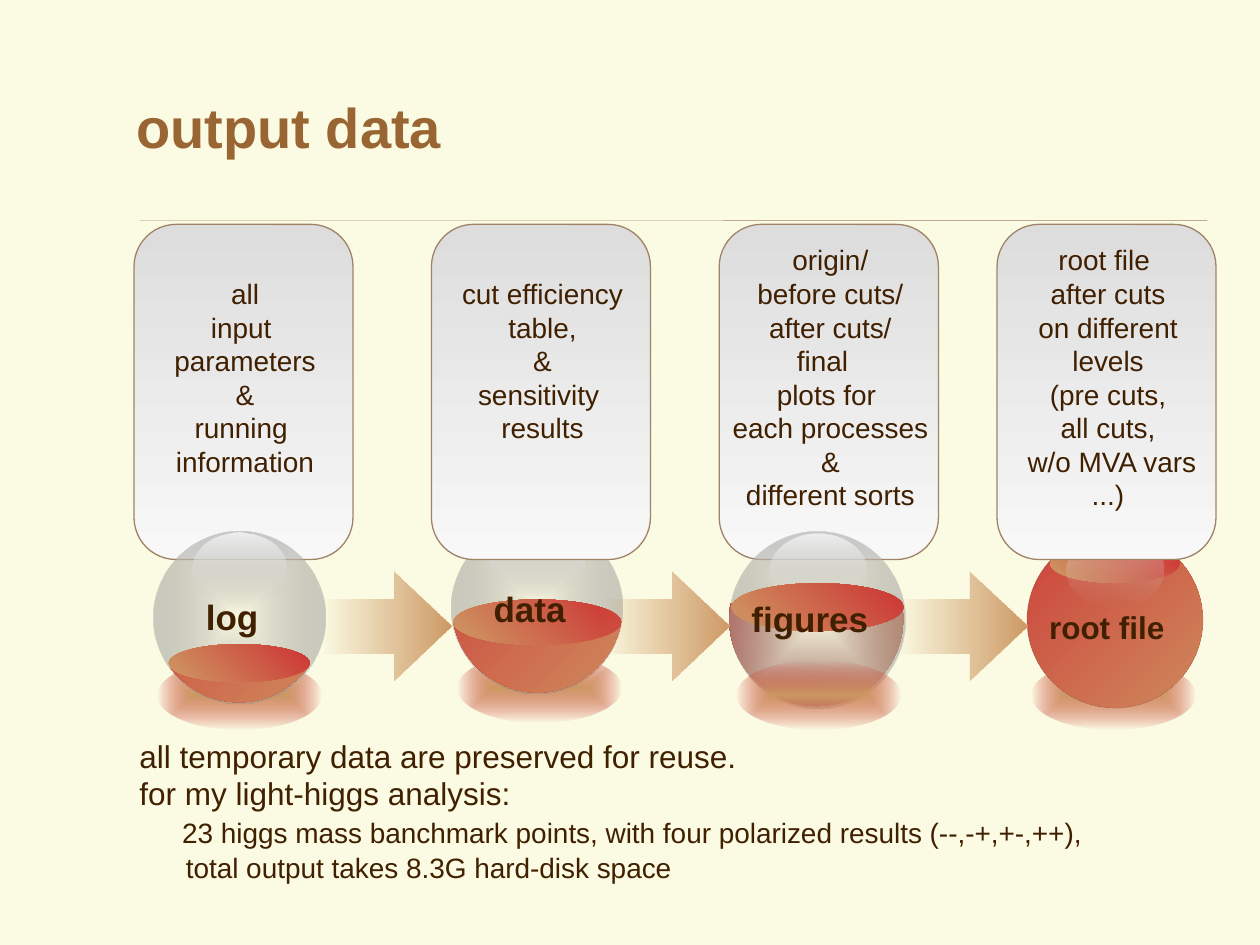
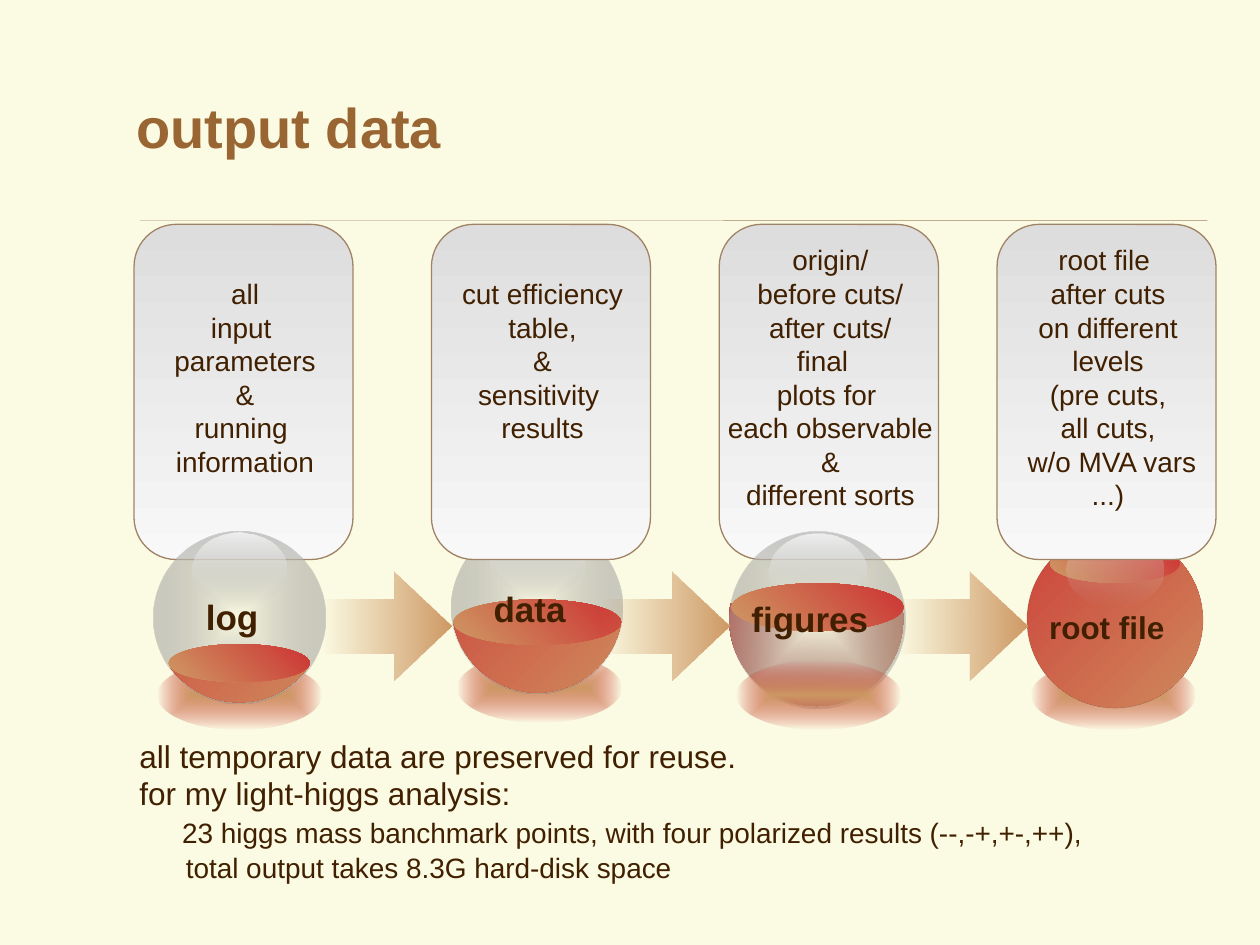
Before and after one commit to YancyW/BASDA, a slide deck: slide 15 of doc/BASDA_Introduction.pptx. Drawn at 1260x945 pixels with LibreOffice and Linux fonts; fonts in the diff are those of the drawing; background and template pictures are left out. Boxes give left, top, right and bottom in pixels: in the first picture for what was removed or moved away, otherwise in the second. Text is boxed around its words. In the diff, an @@ line names an element or a change of style, - is before the commit and + after.

```diff
--- a/doc/BASDA_Introduction.pptx
+++ b/doc/BASDA_Introduction.pptx
@@ text in rounded rectangle at <box>728,417,933,439</box>: text changed @@
-each processes
+each observable
```
Also in this commit, not shown: 2 other slides changed, 18 slides added, 20 other files.
